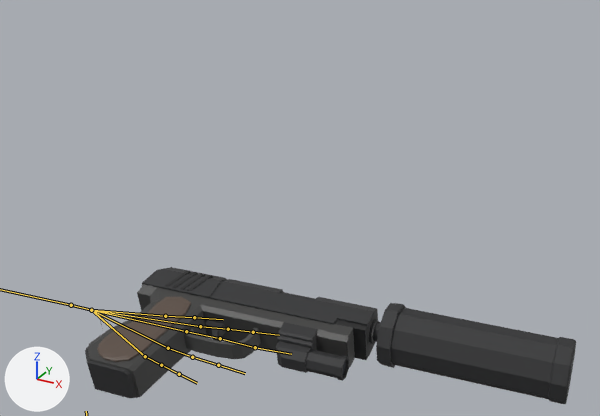
Two versions of the glTF model 3D作品/Asset/Models/Characters/Player/Player_Ready_Pistol.gltf, one commit apart.
The view is the same before and after, from a 50 mm camera at (1.165, -0.48, 1.893) aimed at (0.562, 0.616, 1.345). Every picture has the same lights, and +X, +Y and +Z are marked at lower left. The bones that bend it are drawn over the model as lines.

In view in the first picture: 'Pistol'.
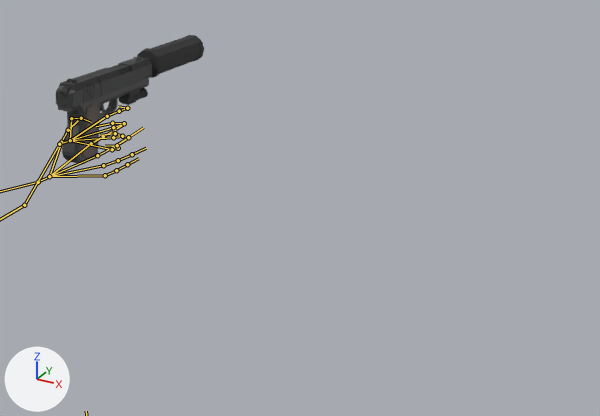
The newer file adds an action. The first version stands in its rest pose; the second is drawn at frame 22 of the action 'Reload_Walk'.

What the commit changed:
Bone 'Body' (bone_body) moves from (0.0, 0.0, 0.0) to (0.0, -0.049, 0.0).
Bone 'Abdomen' (bone_abdomen) turns from (0, 0, 0) to (19, 0, 0) degrees about its own x, y and z.
Bone 'Torso' (bone_torso) turns from (0, 0, 0) to (15, 1, 0) degrees about its own x, y and z.
Bone 'Shoulder.R' (bone_shoulder_r) moves from (0.0, 0.0, 0.0) to (-0.007, 0.006, 0.006).
Bone 'Shoulder.R' (bone_shoulder_r) turns from (0, 0, 0) to (3, 6, -3) degrees about its own x, y and z.
Bone 'UpperArm.R' (bone_upperarm_r) turns from (0, 0, 0) to (-113, 116, -14) degrees about its own x, y and z.
Bone 'LowerArm.R' (bone_lowerarm_r) turns from (0, 0, 0) to (-16, 2, 2) degrees about its own x, y and z.
Bone 'Wrist.R' (bone_wrist_r) turns from (0, 0, 0) to (25, -3, -11) degrees about its own x, y and z.
Bone 'Thumb1.R' (bone_thumb1_r) turns from (0, 0, 0) to (-26, -40, 6) degrees about its own x, y and z.

Where the change shows, as pixel boxes (x1, y1, x2, y2) in the pictures (600 x 416 px):
'Pistol', posed (70% narrower): before (85, 267, 576, 404); after (56, 35, 204, 164)
bone 'Wrist.R', root to tip: before (71, 305) to (91, 310); after (59, 144) to (70, 140)
bone 'Thumb1.R', root to tip: before (91, 310) to (165, 316); after (70, 140) to (71, 118)
